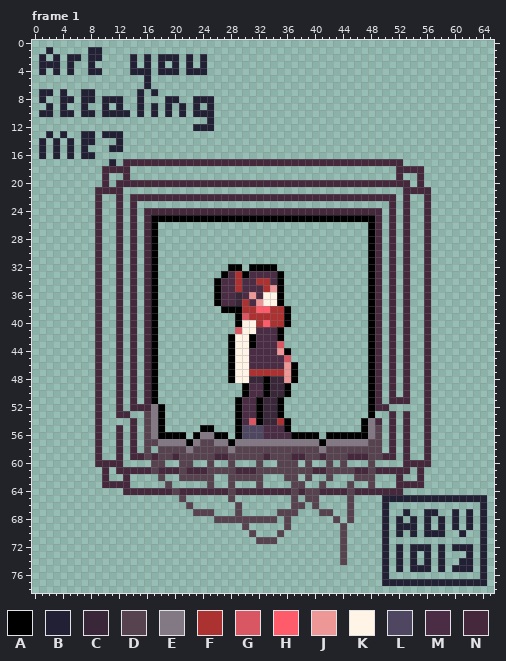
Animated GIF sprite -- landing.gif. Above: the version before the commit.
The file is 264x316 pixels, drawn in blocks of 4x4; one block is one cell here. Shown: frame 1. The commit also changed other frames, which this record leaves out.
Palette (. is transparent): A #000000  B #222034  C #392639  D #574250  E #837985  F #ac3232  G #d95763  H #ff5c6b  J #ee9797  K #fff4e5  L #4f4762  M #4a2d45  N #45283c
Pixels before, frame 1 (only the part around the change), first column x 3:
13 .B..BB.BBB.................................................
14 B.B.BB...B.................................................
15 B.B.B...BB.................................................
16 B.B.BB.....................................................
17 ........B.NNNNNNNNNNNNNNNNNNNNNNNNNNNNNNNNNNNNNNNN.........
18 .......NNNN......................................NNNN......
19 .......N..N......................................N..N......
20 .......N.NNNNNNNNNNNNNNNNNNNNNNNNNNNNNNNNNNNNNNNNNN.N......
21 ......NNNN........................................NNNN.....
22 ......N..N.NNNNNNNNNNNNNNNNNNNNNNNNNNNNNNNNNNNNNN.N..N.....
23 ......N..N.N....................................N.N..N.....
24 ......N..N.N.NNNNNNNNNNNNNNNNNNNNNNNNNNNNNNNNNN.N.N..N.....
25 ......N..N.N.NAAAAAAAAAAAAAAAAAAAAAAAAAAAAAAAAN.N.N..N.....
26 ......N..N.N.NA..............................AN.N.N..N.....
27 ......N..N.N.NA..............................AN.N.N..N.....
28 ......N..N.N.NA..............................AN.N.N..N.....
29 ......N..N.N.NA..............................AN.N.N..N.....
30 ......N..N.N.NA..............................AN.N.N..N.....
31 ......N..N.N.NA..............................AN.N.N..N.....
32 ......N..N.N.NA..........AA.AAAA.............AN.N.N..N.....
33 ......N..N.N.NA.........AMFAMMMMA............AN.N.N..N.....
34 ......N..N.N.NA........AMMFMMFFMA............AN.N.N..N.....
35 ......N..N.N.NA........AMMFMMMFJA............AN.N.N..N.....
36 ......N..N.N.NA........AMMCMJMKKA............AN.N.N..N.....
37 ......N..N.N.NA........AMMCFMJKKA............AN.N.N..N.....
38 ......N..N.N.NA.........AAAFFHHFFA...........AN.N.N..N.....
39 ......N..N.N.NA...........AGFFFFFA...........AN.N.N..N.....
40 ......N..N.N.NA...........AKKFHFFA...........AN.N.N..N.....
41 ......N..N.N.NA...........GKKMMMA............AN.N.N..N.....
42 ......N..N.N.NA..........AKKAMMMA............AN.N.N..N.....
43 ......N..N.N.NA..........AKKAMMMG............AN.N.N..N.....
44 ......N..N.N.NA..........AKKMMMMJA...........AN.N.N..N.....
45 ......N..N.N.NA..........AKKMMMMMG...........AN.N.N..N.....
46 ......N..N.N.NA..........AKKMMMMMJA..........AN.N.N..N.....
47 ......N..N.N.NA..........AKKFFFFFJA..........AN.N.N..N.....
48 ......N..N.N.NA..........AKKCCACCJA..........AN.N.N..N.....
49 ......N..N.N.NA............AMMACCA...........AN.N.N..N.....
50 ......N..N.N.NA............AMMACCA...........AN.N.N..N.....
51 ......N..N.N.NA...........AMMACCA............AN.NNN..N.....
52 ......N..N.NNNEA..........AMMACCA............ANN.....N.....
53 ......N..NN..DEA..........AMMACCA............A..N.N..N.....
54 ......N....N.DEA..........AMGACCFA..........AEN.N.N..N.....
55 ......N..N.N.DEA.....AA...ALLLMMMA..........AED.N.N..N.....
56 ......N..N.N.DEAAAA.AEEAA.ALLLMMMMAAAA.AAAAAAED.N.N..N.....
57 ......N..N.N.DDEEEEAEDDEEAEEEEEEEEEEEEAEEEEEEDD.N.N..N.....
58 ......N..N.N.D.DDDDEDDDDDEDDDDDDDDDDDDEDDDDDDDD.N.N..N.....
59 ......N..N.NNDNDDNDDDDDNNDDDDDNDDDNNDDNDDDNNNDDNN.N..N.....
60 ......NNNN....DD..DD..D..D...D..DDD.D..D.D...D....NNNN.....
61 .......N.NNNNNDNNNDNNNDDDDNNNDDDDDDDDNNDDDDNNDNNNNN.N......
62 .......N..N....D..DDDDD..DDDDD...DD.D..D...DDD...N..N......
63 .......NNNN.....D.....D..D...D....DD..D...D..D...NNNN......
64 ..........NNNNNNNDNNNNNNNDNNNNNNNNDNDDNNNNDNNNNNNN.........
65 ..................D......D........D.DD....D....BBBBBBBBBBBB
66 ...................D......D.......DD.D....D....B...........
67 ....................DDD...D.....DDD...DD..D....B..B..BB..B.
Once edited:
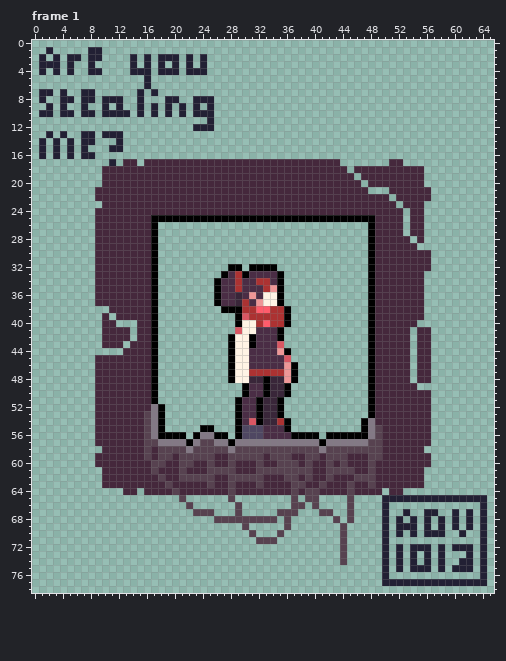
What changed:
Frame 1:
y 17: x 15 N -> .; x 44..50 NNNNNNN -> .......
y 18: x 14..44 ............................... -> NNNNNNNNNNNNNNNNNNNNNNNNNNNNNNN; x 46..51 ...... -> NNNNNN
y 19: x 11..12 .. -> NN; x 14..45 ................................ -> NNNNNNNNNNNNNNNNNNNNNNNNNNNNNNNN; x 47..51 ..... -> NNNNN; x 53..54 .. -> NN
y 20: x 11 . -> N; x 47 N -> .; x 54 . -> N
y 21: x 13..47 ................................... -> NNNNNNNNNNNNNNNNNNNNNNNNNNNNNNNNNNN; x 51..52 .. -> NN
y 22: x 10..11 .. -> NN; x 13 . -> N; x 51..52 N. -> .N; x 54..55 .. -> NN
y 23: x 9..11 N.. -> .NN; x 13 . -> N; x 15..50 .................................... -> NNNNNNNNNNNNNNNNNNNNNNNNNNNNNNNNNNNN; x 54..56 ..N -> NN.
y 24..27: x 10..11 .. -> NN; x 13 . -> N; x 15 . -> N; x 50 . -> N; x 52..56 .N..N -> N.NN.
y 28: x 10..11 .. -> NN; x 13 . -> N; x 15 . -> N; x 50 . -> N; x 52 . -> N; x 55..56 .N -> N.
y 29: x 10..11 .. -> NN; x 13 . -> N; x 15 . -> N; x 50 . -> N; x 52 . -> N; x 54 . -> N; x 56 N -> .
y 30..32: x 10..11 .. -> NN; x 13 . -> N; x 15 . -> N; x 50 . -> N; x 52 . -> N; x 54..55 .. -> NN
y 33..37: x 10..11 .. -> NN; x 13 . -> N; x 15 . -> N; x 50 . -> N; x 52 . -> N; x 54..56 ..N -> NN.
y 38: x 9 N -> .; x 11 . -> N; x 13 . -> N; x 15 . -> N; x 50 . -> N; x 52 . -> N; x 54..56 ..N -> NN.
y 39: x 9..10 N. -> .N; x 13 . -> N; x 15 . -> N; x 50 . -> N; x 52 . -> N; x 54..56 ..N -> NN.
y 40: x 9..12 N..N -> .NN.; x 14..15 N. -> .N; x 50 . -> N; x 52 . -> N; x 54 . -> N; x 56 N -> .
y 41..42: x 9..11 N.. -> .NN; x 13..15 .N. -> N.N; x 50 . -> N; x 52 . -> N; x 55 . -> N
y 43: x 9..11 N.. -> .NN; x 15 . -> N; x 50 . -> N; x 52 . -> N; x 55 . -> N
y 44: x 9 N -> .; x 12..13 N. -> .N; x 15 . -> N; x 50 . -> N; x 52 . -> N; x 55 . -> N
y 45..48: x 10..11 .. -> NN; x 13 . -> N; x 15 . -> N; x 50 . -> N; x 52 . -> N; x 55 . -> N
y 49: x 10..11 .. -> NN; x 13 . -> N; x 15 . -> N; x 50 . -> N; x 52 . -> N; x 54 . -> N; x 56 N -> .
y 50: x 10..11 .. -> NN; x 13 . -> N; x 15 . -> N; x 50 . -> N; x 52 . -> N; x 54..55 .. -> NN
y 51: x 10..11 .. -> NN; x 13 . -> N; x 15 . -> N; x 50 . -> N; x 54..55 .. -> NN
y 52: x 10..11 .. -> NN; x 13 . -> N; x 51..55 ..... -> NNNNN
y 53: x 10..11 .. -> NN; x 14..15 .. -> NN; x 49..50 .. -> NN; x 52 . -> N; x 54..55 .. -> NN
y 54: x 10..13 .... -> NNNN; x 15 . -> N; x 50 . -> N; x 52 . -> N; x 54..55 .. -> NN
y 55..57: x 10..11 .. -> NN; x 13 . -> N; x 15 . -> N; x 50 . -> N; x 52 . -> N; x 54..55 .. -> NN
y 58: x 9..11 N.. -> .NN; x 13 . -> N; x 15 . -> N; x 17 . -> N; x 50 . -> N; x 52 . -> N; x 54..56 ..N -> NN.
y 59: x 10..11 .. -> NN; x 13 . -> N; x 52 . -> N; x 54..55 .. -> NN
y 60: x 13..16 .... -> NNNN; x 19..20 .. -> NN; x 23..24 .. -> NN; x 26..27 .. -> NN; x 29..31 ... -> NNN; x 33..34 .. -> NN; x 38 . -> N; x 40..41 .. -> NN; x 43 . -> N; x 45..47 ... -> NNN; x 49..52 .... -> NNNN
y 61: x 11 . -> N; x 54 . -> N
y 62: x 11..12 .. -> NN; x 14..17 .... -> NNNN; x 19..20 .. -> NN; x 26..27 .. -> NN; x 33..35 ... -> NNN; x 38 . -> N; x 40..41 .. -> NN; x 43..45 ... -> NNN; x 49..51 ... -> NNN; x 53..54 .. -> NN
y 63: x 14..18 ..... -> NNNNN; x 20..24 ..... -> NNNNN; x 26..27 .. -> NN; x 29..31 ... -> NNN; x 33..36 .... -> NNNN; x 39..40 .. -> NN; x 42..44 ... -> NNN; x 46..47 .. -> NN; x 49..51 ... -> NNN
y 64: x 15 N -> .; x 50 N -> .
Boxes around the changes in both pictures, in picture pixels (x1, y1, x2, y2):
changed: (95, 159, 431, 495)
